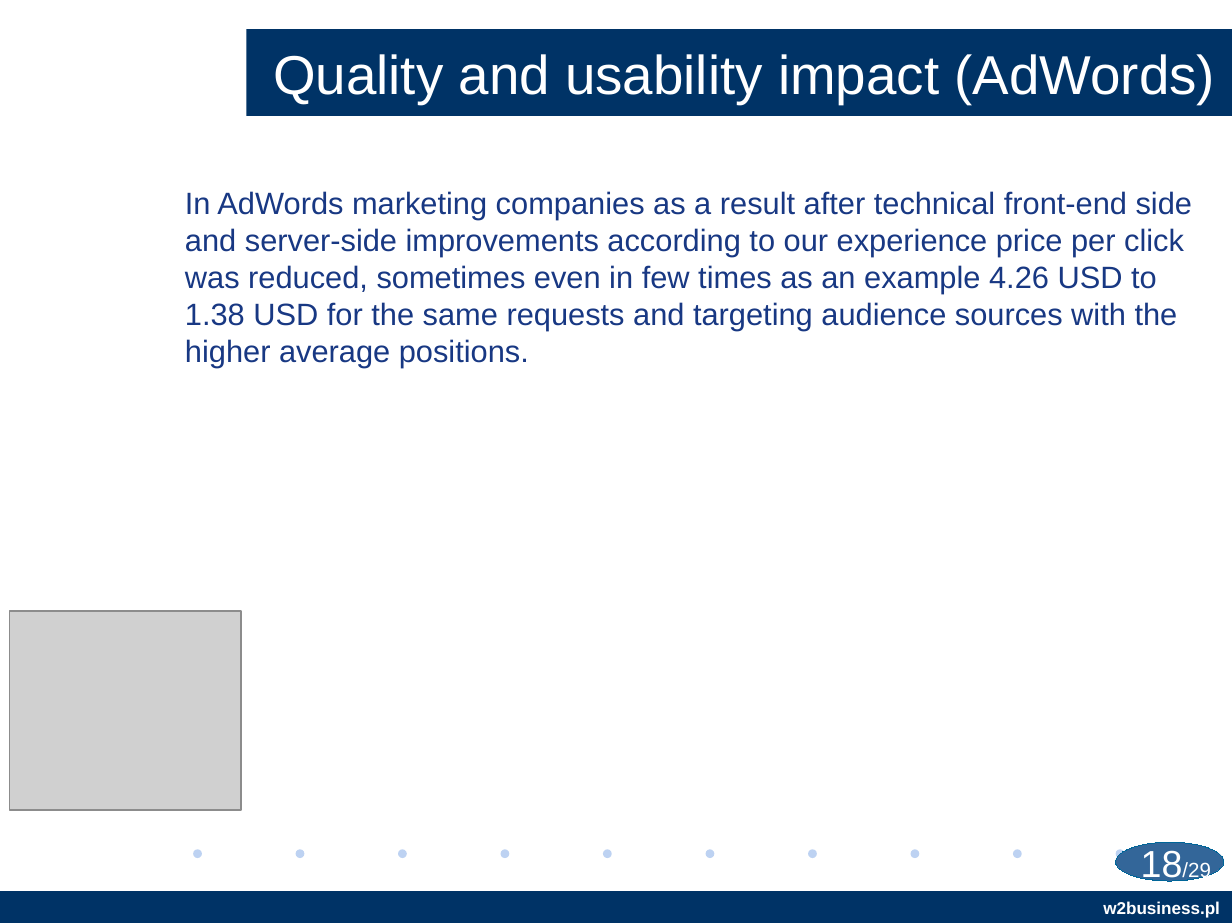
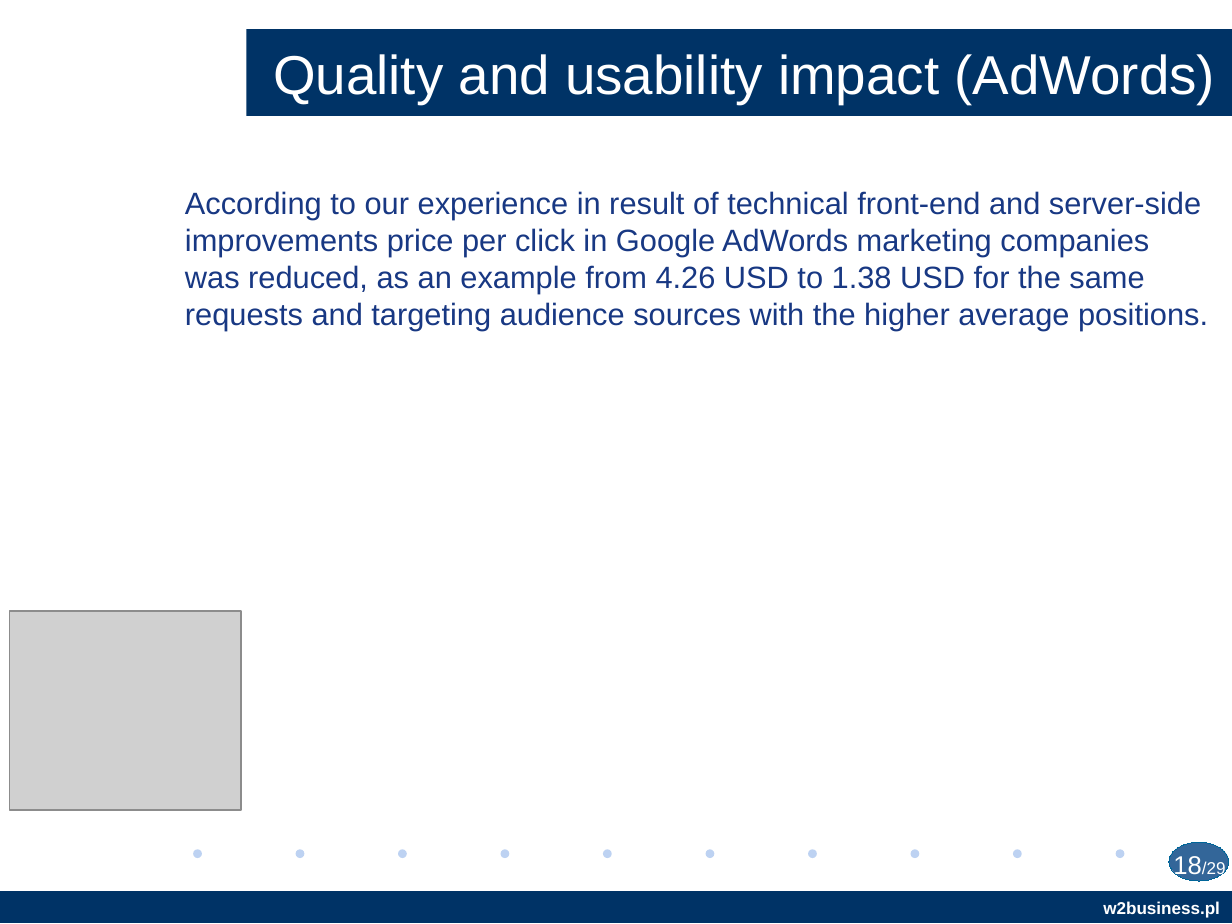
Before and after one commit to AndriiStepura/AMPForEnterprisesWebPRAndMarketing, a slide deck: slide 18 of W2BUSINESS_AMP.odp. Drawn at 1232x924 pixels with LibreOffice and Linux fonts; fonts in the diff are those of the drawing; grey boxes stand for pictures; background and template pictures are left out. Boxes give left, top, right and bottom in pixels: in the first picture for what was removed or moved away, otherwise in the second. Text is boxed around its words. In the diff, an @@ line names an element or a change of style, - is before the commit and + after.

```diff
--- a/W2BUSINESS_AMP.odp
+++ b/W2BUSINESS_AMP.odp
@@ text at [185,191,1208,331]: text changed @@
-In AdWords marketing companies as a result after technical front-end side and server-side improvements according to our experience price per click was reduced, sometimes even in few times as an example 4.26 USD to 1.38 USD for the same requests and targeting audience sources with the higher average positions.
+According to our experience in result of technical front-end and server-side improvements price per click in Google AdWords marketing companies was reduced, as an example from 4.26 USD to 1.38 USD for the same requests and targeting audience sources with the higher average positions.
@@ page number: place and size @@
-page number at [1141,850,1210,884]
+page number at [1173,856,1226,881]
@@ page number at [1173,856,1226,881]: size 22 to 15 pt, size 12 to 10 pt in "18/29" @@
@@ ellipse: place and size @@
-ellipse at [1116,843,1225,882]
+ellipse at [1169,843,1230,882]
```
Also in this commit, not shown: 27 other slides changed, 1 other file.
